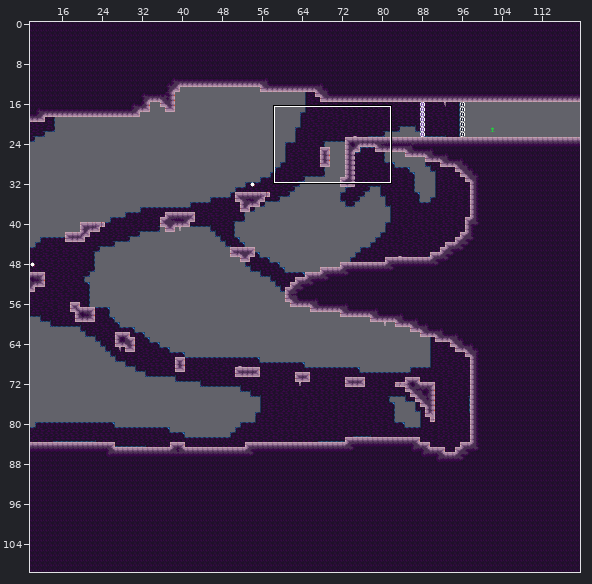
One commit to this Tiled map (JSON): assets/world/room/intro7.json. Above, an overview of the earlier version with the close-up marked.
Close-up. As it was:
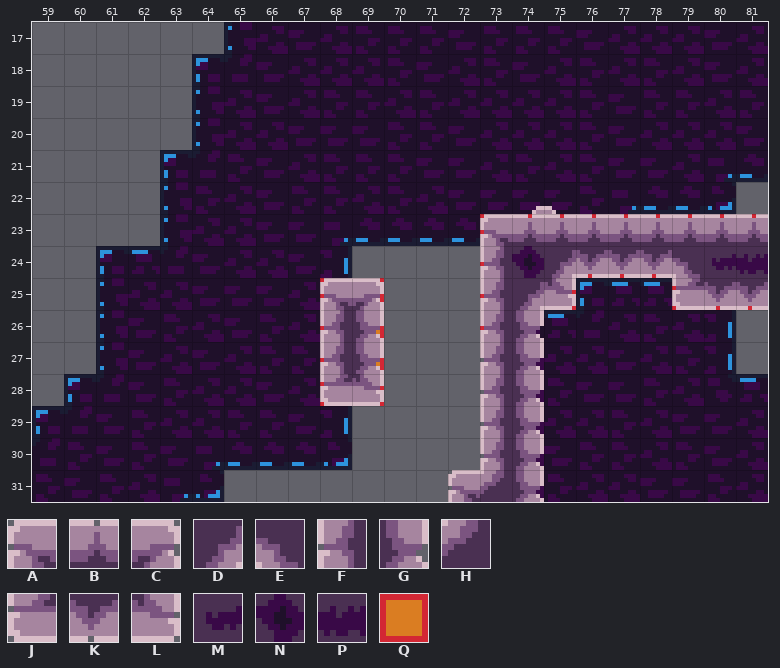
Cells are 8x8 px. Shown: x 59..81, y 17..31.
Key: from "stone": A 0, B 1, C 2, D 3, E 4, F 13, G 15, H 17, J 26, K 27, L 28, M 45, N 46, P 47; from "tools": Q 1 "ground".
_ is an empty cell, # one hidden under a higher layer.
Layers that did not change in this view are not listed.
Layer "draft" before, first column x 59:
17 _______________________
18 _______________________
19 _______________________
20 _______________________
21 _______________________
22 _______________________
23 ______________QQQQQQQQQ
24 ______________Q##QQQ###
25 _________QQ___Q#Q___QQQ
26 _________QQ___Q________
27 _________QQ____________
28 _________QQ____________
29 _______________________
30 _______________________
31 _______________________
Layer "map" before, first column x 59:
17 _______________________
18 _______________________
19 _______________________
20 _______________________
21 _______________________
22 _______________________
23 ______________ABBBBBBBB
24 ______________FNDKKKEMP
25 _________AC___FDL___JKK
26 _________FG___FG_______
27 _________FG___FG_______
28 _________JL___FG_______
29 ______________FG_______
30 ______________FG_______
31 _____________AHG_______
The same view after the edit:
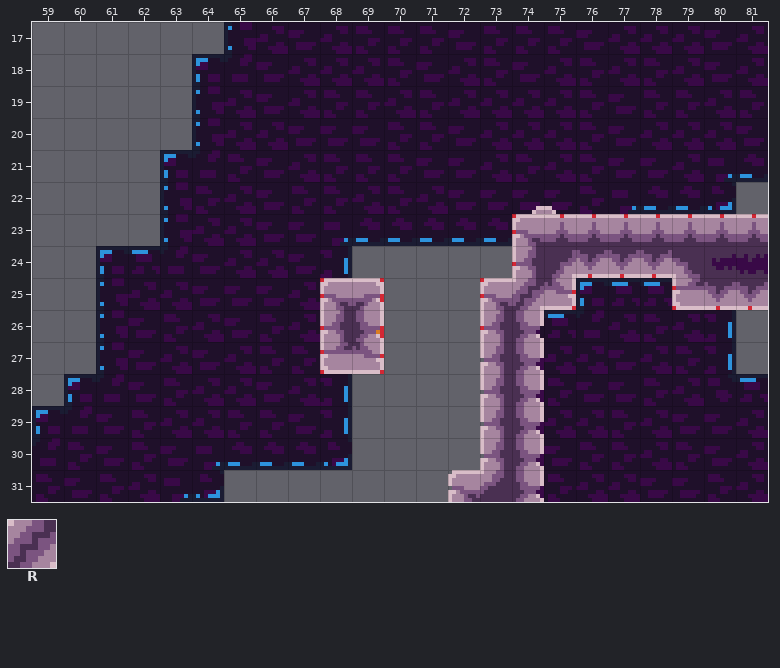
Further tiles: from "stone": R 6.
Changes in this commit:
Changed rows in their new state; . is an unchanged cell.
Layer "draft":
first column x 73:
23 _
24 _
first column x 68:
28 __
Layer "map":
first column x 68:
23 ....._A
24 ....._F
25 .....AR
27 JL.....
28 __.....
